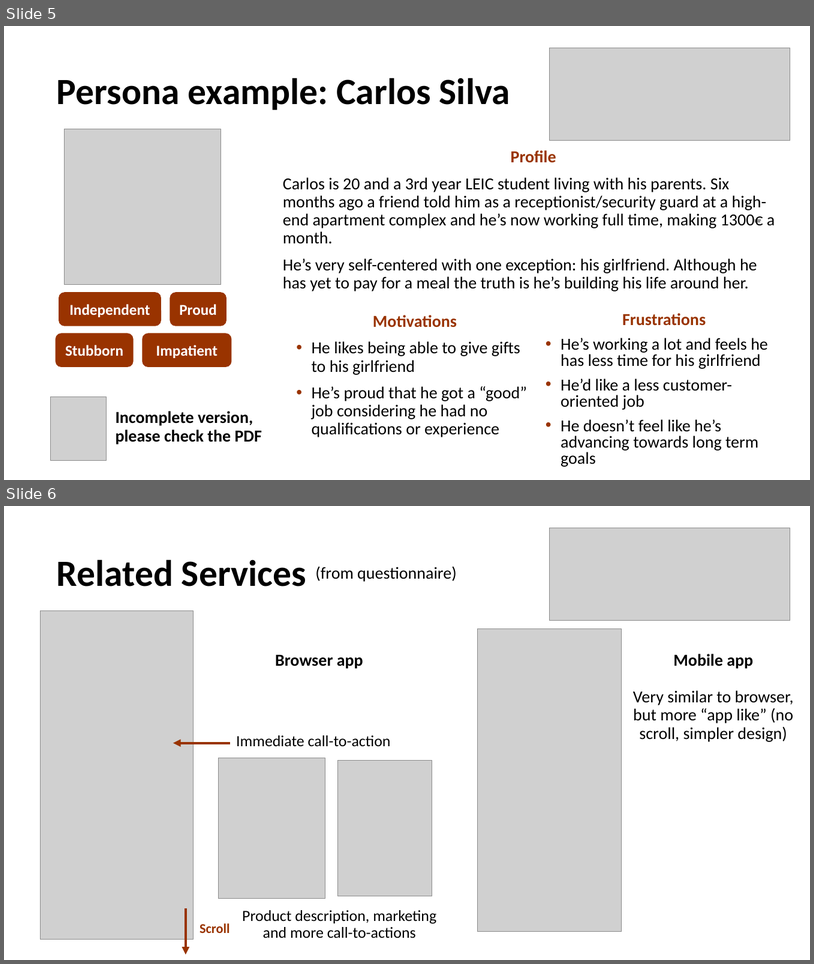
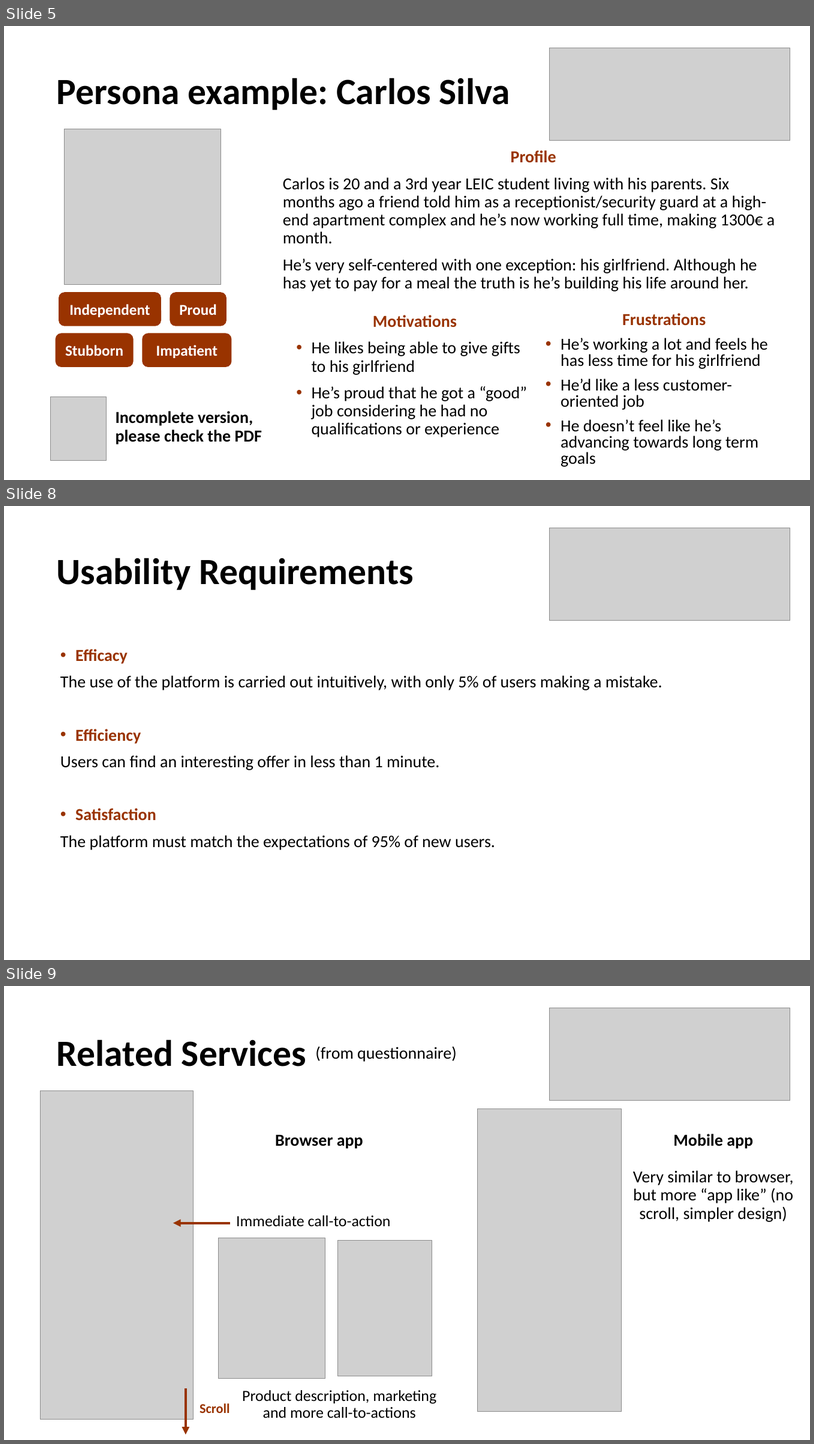
Before and after one commit to guilhermewastaken/HCI, a slide deck: IPC.pptx. Shown one above the other, each under a label of ours: slides 5 and 6 before the commit, slides 5, 8 and 9 after it; the slides between them are not shown. The pictures are 814x964 and 814x1444 pixels, drawn with LibreOffice and Linux fonts; fonts in the diff are those of the drawing; grey boxes stand for pictures. Boxes give left, top, right and bottom in pixels: in the first picture for what was removed or moved away, otherwise in the second. Text is boxed around its words. In the diff, an @@ line names an element or a change of style, - is before the commit and + after.

Commit message:
Added Activity Scen. + Usability Req. + Func. and Tasks

```diff
--- a/IPC.pptx
+++ b/IPC.pptx
@@ slide 8 added at [4, 506, 810, 960], background #FFFFFF @@
@@ picture added at [549, 528, 791, 621] @@
@@ text added at [57, 558, 414, 590], 44 pt, text #000000, bold @@
+Usability Requirements
@@ text added at [60, 649, 663, 850], 20 pt, text #000000 @@
+• Efficacy
+The use of the platform is carried out intuitively, with only 5% of users making a mistake.
+• Efficiency
+Users can find an interesting offer in less than 1 minute.
+• Satisfaction
+The platform must match the expectations of 95% of new users.
@@ what was slide 6 is now slide 9 @@
```
Also in this commit, not shown: 2 other slides added.
